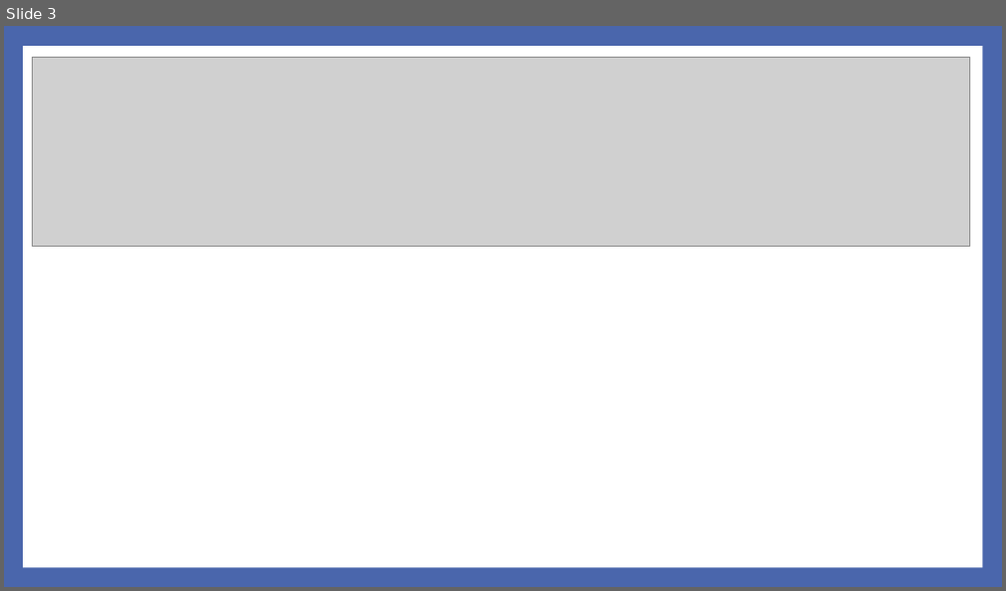
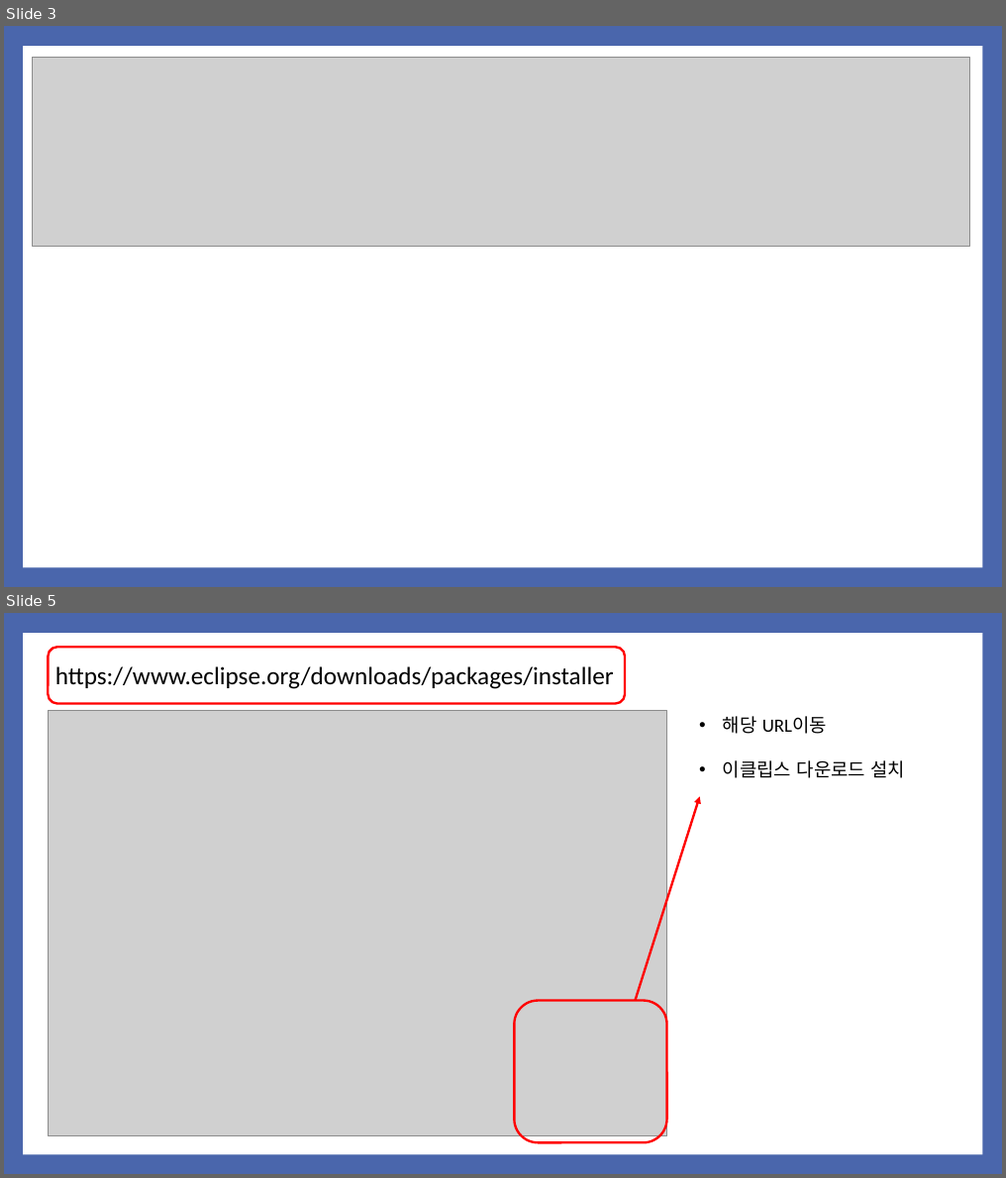
Before and after one commit to noheul1030/KOPO-HTML, a slide deck: 과제PPT/기업업무 4강 JSP_DB연동.pptx. Shown one above the other, each under a label of ours: slide 3 before the commit, slides 3 and 5 after it; the slides between them are not shown. The pictures are 1006x591 and 1006x1178 pixels, drawn with LibreOffice and Linux fonts; fonts in the diff are those of the drawing; grey boxes stand for pictures. Boxes give left, top, right and bottom in pixels: in the first picture for what was removed or moved away, otherwise in the second. Text is boxed around its words. In the diff, an @@ line names an element or a change of style, - is before the commit and + after.

```diff
--- a/과제PPT/기업업무 4강 JSP_DB연동.pptx
+++ b/과제PPT/기업업무 4강 JSP_DB연동.pptx
@@ slide 5 added at (x1=4, y1=613, x2=1002, y2=1174), background #4A66AC; not listed: 1 template element that a slide beside it also shows @@
@@ rounded rectangle added at (x1=49, y1=647, x2=626, y2=703), outline #FF0000 2.25 pt @@
@@ text added at (x1=55, y1=666, x2=614, y2=689), 24 pt, text #000000 @@
+https://www.eclipse.org/downloads/packages/installer
@@ picture added at (x1=49, y1=710, x2=667, y2=1137) @@
@@ text added at (x1=723, y1=716, x2=905, y2=778), 18 pt, text #000000 @@
+• 해당 URL이동
+• 이클립스 다운로드 설치
@@ arrow added from (635, 1001) to (699, 796), #FF0000 2.25 pt @@
@@ rounded rectangle added at (x1=515, y1=1001, x2=667, y2=1143), outline #FF0000 2.25 pt @@
```
Also in this commit, not shown: 19 other slides added, 12 slides removed.
